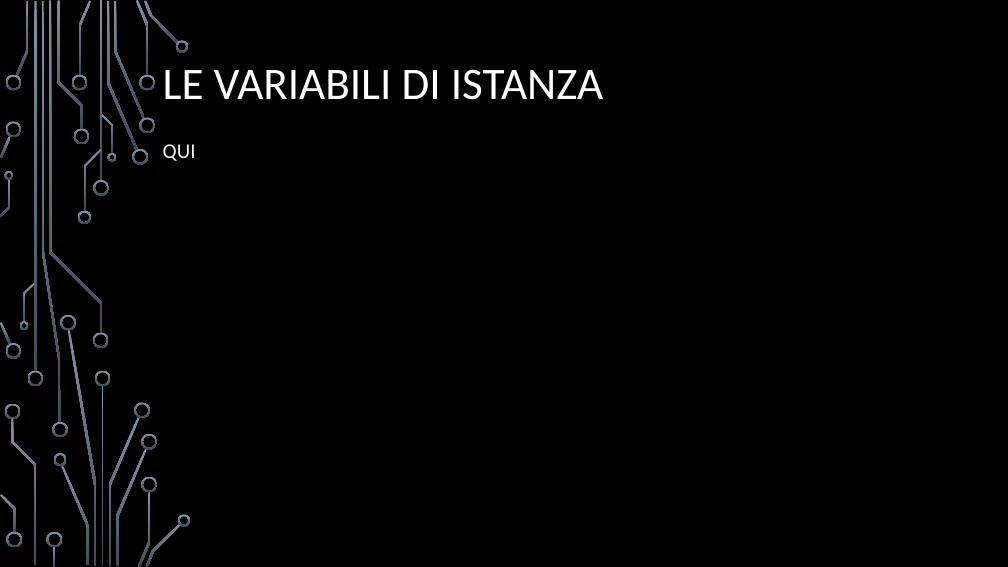
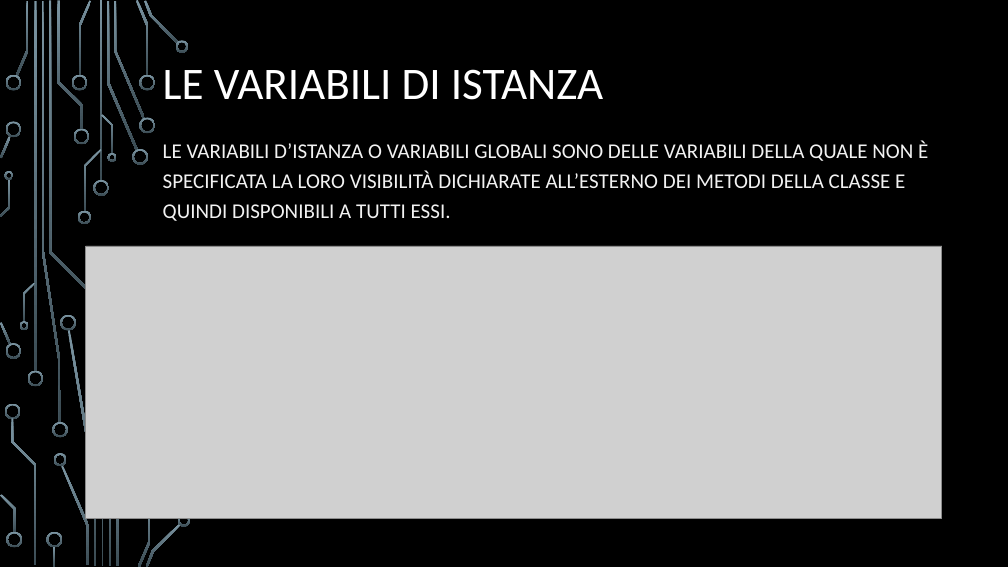
Before and after one commit to Eros-Capo/Corso-Java, a slide deck: slide 110 of Corso Java.pptx (slide 106 before the commit). Drawn at 1008x567 pixels with LibreOffice and Linux fonts; fonts in the diff are those of the drawing; grey boxes stand for pictures; background and template pictures are left out. Boxes give left, top, right and bottom in pixels: in the first picture for what was removed or moved away, otherwise in the second. Text is boxed around its words. In the diff, an @@ line names an element or a change of style, - is before the commit and + after.

```diff
--- a/Corso Java.pptx
+++ b/Corso Java.pptx
@@ subtitle at [163,140,928,221]: text changed @@
-QUI
+LE VARIABILI D’ISTANZA O VARIABILI GLOBALI SONO DELLE VARIABILI DELLA QUALE NON È SPECIFICATA LA LORO VISIBILITÀ DICHIARATE ALL’ESTERNO DEI METODI DELLA CLASSE E QUINDI DISPONIBILI A TUTTI ESSI.
@@ picture added at [85,246,941,518] @@
@@ group removed at [93,333,157,492]: 5 freeform shapes @@
```
Also in this commit, not shown: 18 other slides changed, 6 slides added, 2 slides removed, 1 other file.
